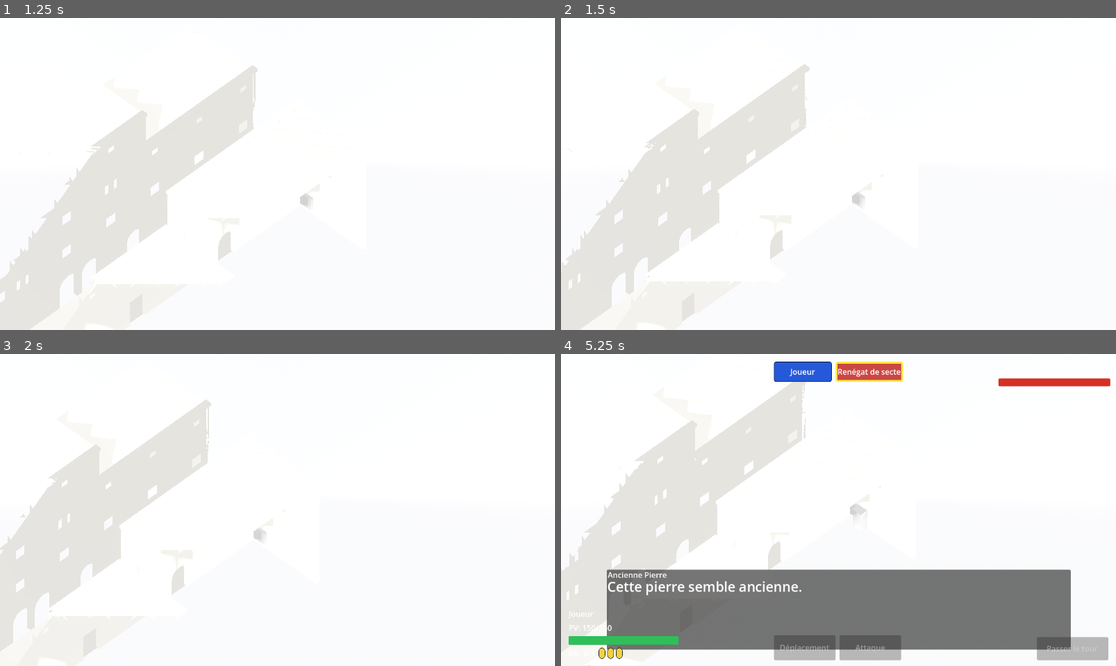
Above: before the commit, frames 1-4 (two rows, left to right).
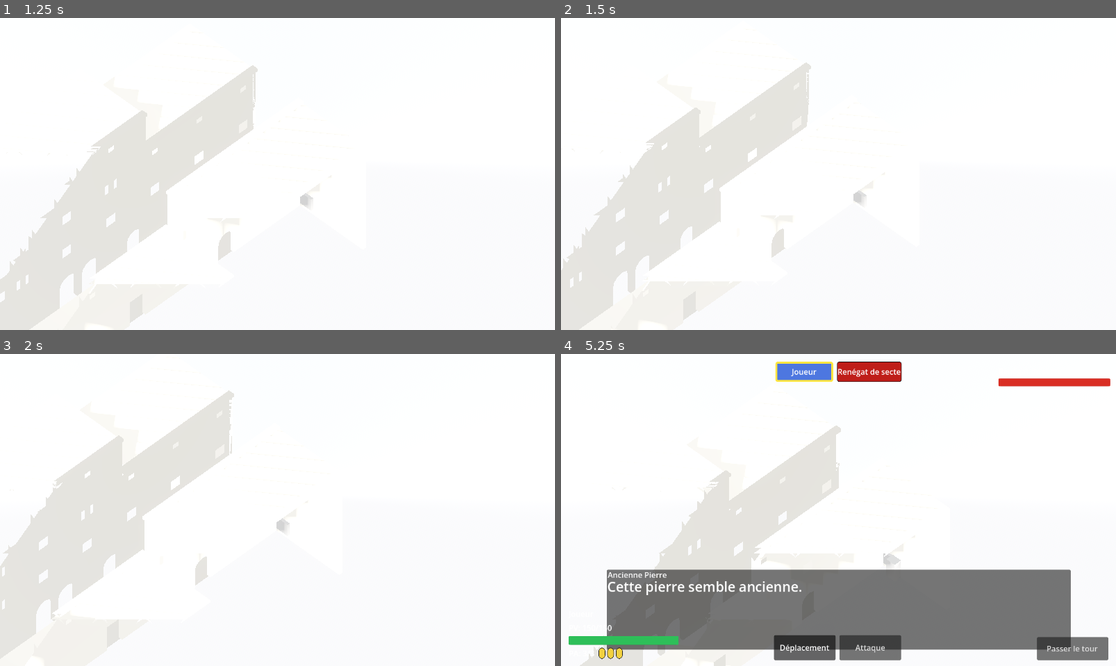
Above: after the commit, the same moments.

Repository: sillpct/lagoutte
Game: Godot game, scene res://scenes/main/main.tscn
Same seed, same stepped clock (60 frames per second), same inputs: the game is played once before the commit and once after it.
Inputs (mouse positions are in pixels of both pictures, inside the frame that each line leads up to):
- Up to frame 1 (1.25 s): click "Nouvelle Partie" at 0.5 s
- Up to frame 2 (1.5 s): tap Enter (ui_accept) at 1.25 s; move the mouse to (960, 158) at 1.27 s; hold Right (ui_right) from 1.28 s (still down); hold T (end_turn) from 1.28 s (still down); click (960, 158) at 1.42 s
- Up to frame 3 (2 s): keep holding Right (ui_right); keep holding T (end_turn); tap Enter (ui_accept) at 1.52 s
- Up to frame 4 (5.25 s): move the mouse to (727, 525) at 2.02 s; release Right (ui_right) at 2.03 s; release T (end_turn) at 2.03 s; hold Down (ui_down) 2.03-2.78 s; tap E (interact) at 2.1 s; click (727, 525) at 2.17 s; tap Enter (ui_accept) at 2.27, 3.77, 4.52 s; move the mouse to (894, 441) at 2.77 s; hold Right (ui_right) 2.78-3.53 s; hold C (start_test_combat) 2.78-3.53 s; click (894, 441) at 2.92 s; move the mouse to (810, 572) at 3.52 s; hold Up (ui_up) 3.53-4.28 s; tap A (toggle_attack_mode) at 3.6 s; click (810, 572) at 3.67 s; move the mouse to (1005, 556) at 4.27 s; hold M (toggle_movement_mode) 4.28-5.03 s; hold Left (ui_left) from 4.28 s (still down); click (1005, 556) at 4.42 s; move the mouse to (672, 463) at 5.02 s; tap T (end_turn) at 5.1 s; click (672, 463) at 5.17 s

Frame 1 is identical in both runs. In frame 2, 0.7% of the frame differs, in the area x 0-56%, y 14-98%; in frame 3, 4.3%; in frame 4, 20%, in the area x 0-99%, y 2-100%.

Commit message:
Update exploration.tscn

Diff:
--- a/scenes/exploration/exploration.tscn
+++ b/scenes/exploration/exploration.tscn
@@ -19,6 +19,7 @@
 [ext_resource type="PackedScene" path="res://scenes/world/bruyeres/bruyeres_rue_centre.tscn" id="18_bruyeres_greybox"]
 [ext_resource type="Script" uid="uid://cm73phdeal4ar" path="res://scenes/world/path_service.gd" id="19_path_service"]
 [ext_resource type="Script" uid="uid://bqdt2n8f5nk2j" path="res://scenes/world/unit_path_mover.gd" id="20_unit_path_mover"]
+[ext_resource type="Script" uid="uid://cc5h3w4jdourj" path="res://scenes/exploration/exploration_click_mover.gd" id="21_exploration_click_mover"]
 
 [sub_resource type="BoxMesh" id="BoxMesh_cvbhj"]
 size = Vector3(20, 0.1, 20)
@@ -64,13 +65,16 @@
 script = ExtResource("19_path_service")
 navigation_region = NodePath("../BruyeresRueCentre/NavigationRegion")
 
-[node name="UnitPathMover" type="Node" parent="." unique_id=1538345749 node_paths=PackedStringArray("path_service", "debug_unit")]
+[node name="UnitPathMover" type="Node" parent="." unique_id=1538345749]
 script = ExtResource("20_unit_path_mover")
+
+[node name="ExplorationClickMover" type="Node" parent="." unique_id=1614600573 node_paths=PackedStringArray("combat_manager", "world_mouse_query", "path_service", "unit_path_mover", "player")]
+script = ExtResource("21_exploration_click_mover")
+combat_manager = NodePath("../CombatManager")
+world_mouse_query = NodePath("../WorldMouseQuery")
 path_service = NodePath("../PathService")
-enable_debug_move = true
-debug_unit = NodePath("../Player")
-debug_destination = Vector3(3, 0.5, 48)
-debug_speed = 3.0
+unit_path_mover = NodePath("../UnitPathMover")
+player = NodePath("../Player")
 
 [node name="Player" parent="." unique_id=295733018 instance=ExtResource("1_toxw2")]
 
